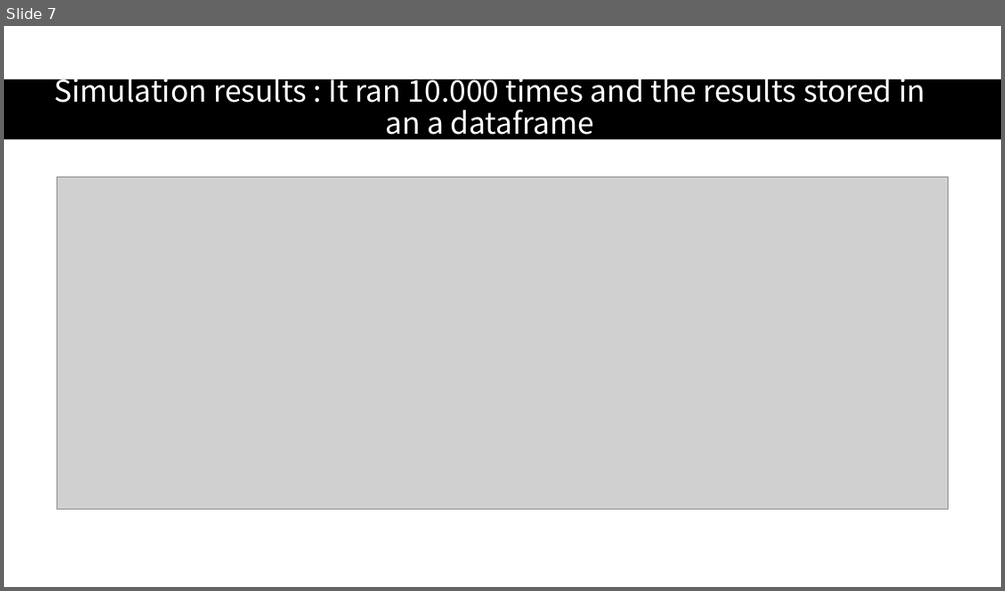
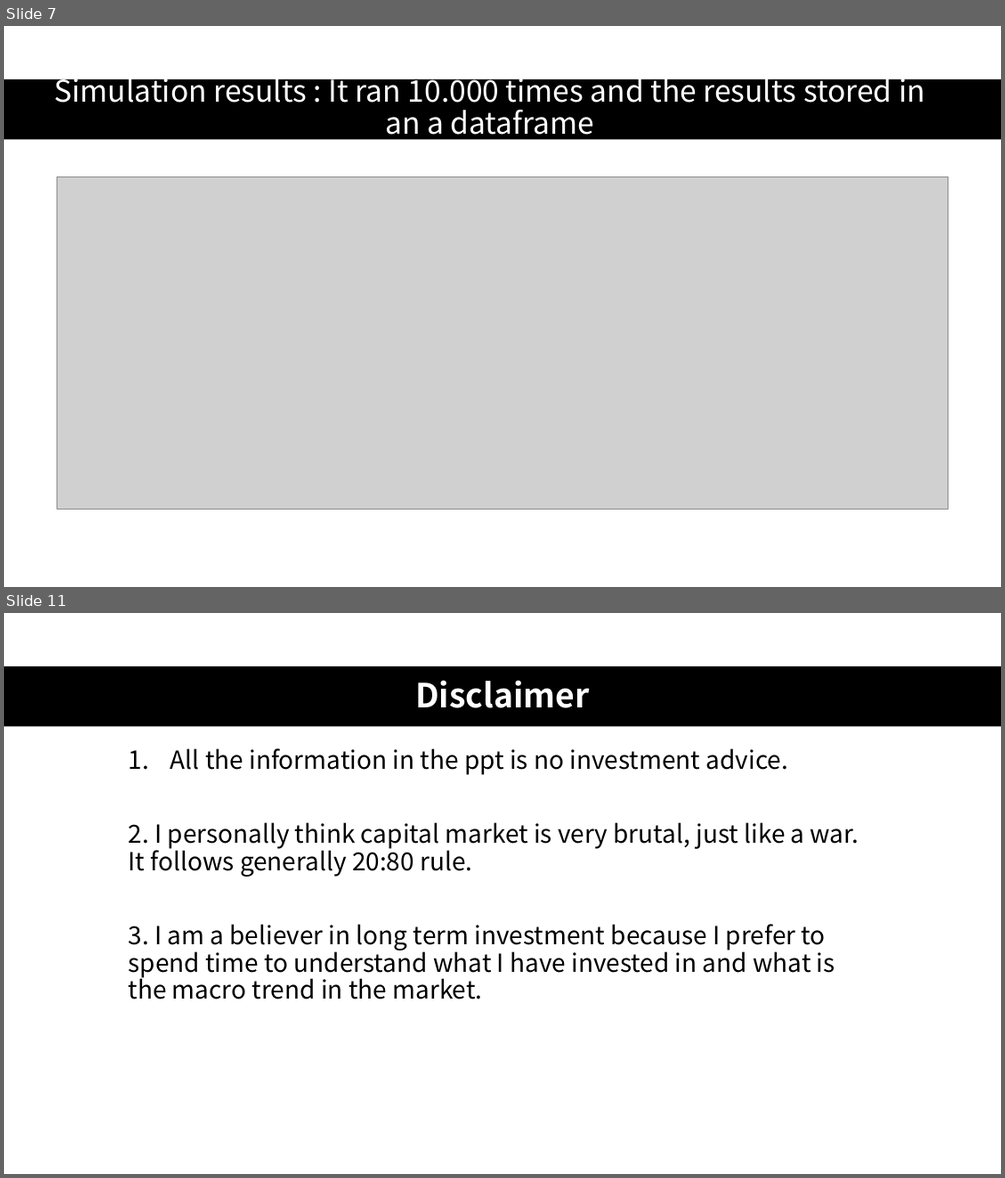
Before and after one commit to Shinan-tech/Final-Project_portfolio-optimization, a slide deck: Final Project_portfolio optimisation.pptx. Shown one above the other, each under a label of ours: slide 7 before the commit, slides 7 and 11 after it; the slides between them are not shown. The pictures are 1005x591 and 1005x1178 pixels, drawn with LibreOffice and Linux fonts; fonts in the diff are those of the drawing; grey boxes stand for pictures. Boxes give left, top, right and bottom in pixels: in the first picture for what was removed or moved away, otherwise in the second. Text is boxed around its words. In the diff, an @@ line names an element or a change of style, - is before the commit and + after.

```diff
--- a/Final Project_portfolio optimisation.pptx
+++ b/Final Project_portfolio optimisation.pptx
@@ slide 11 added at (4, 613, 1001, 1174), background #FFFFFF @@
@@ rectangle added at (4, 666, 1001, 727), fill #000000 @@
@@ title added at (415, 680, 589, 708), 32 pt, text #FFFFFF, bold @@
+Disclaimer
@@ text added at (129, 748, 859, 999), 24 pt, text #000000 @@
+1. All the information in the ppt is no investment advice.
+2. I personally think capital market is very brutal, just like a war. It follows generally 20:80 rule.
+3. I am a believer in long term investment because I prefer to spend time to understand what I have invested in and what is the macro trend in the market.
```
Also in this commit, not shown: 6 slides changed, 2 other slides added, 1 slide removed, 3 other files.
